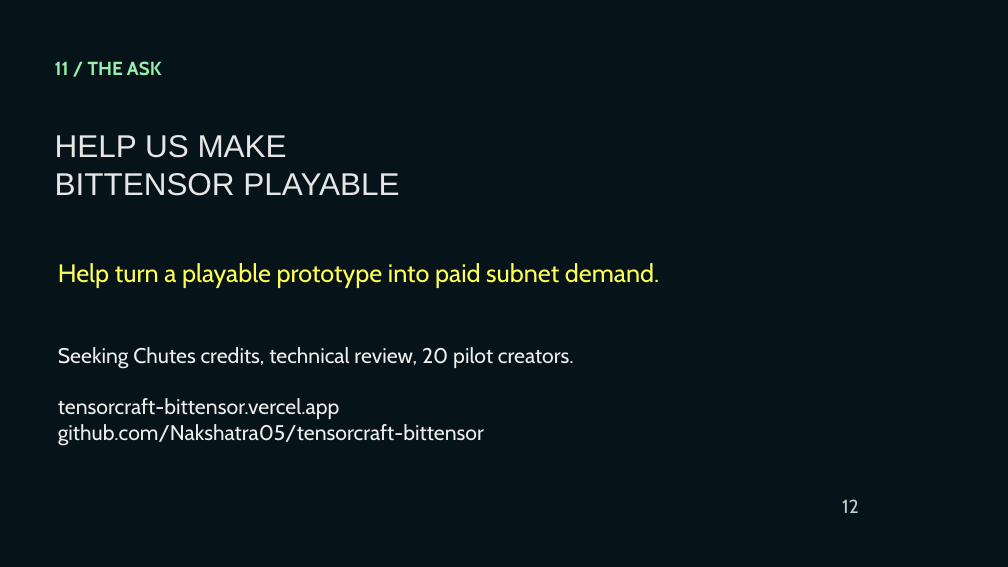
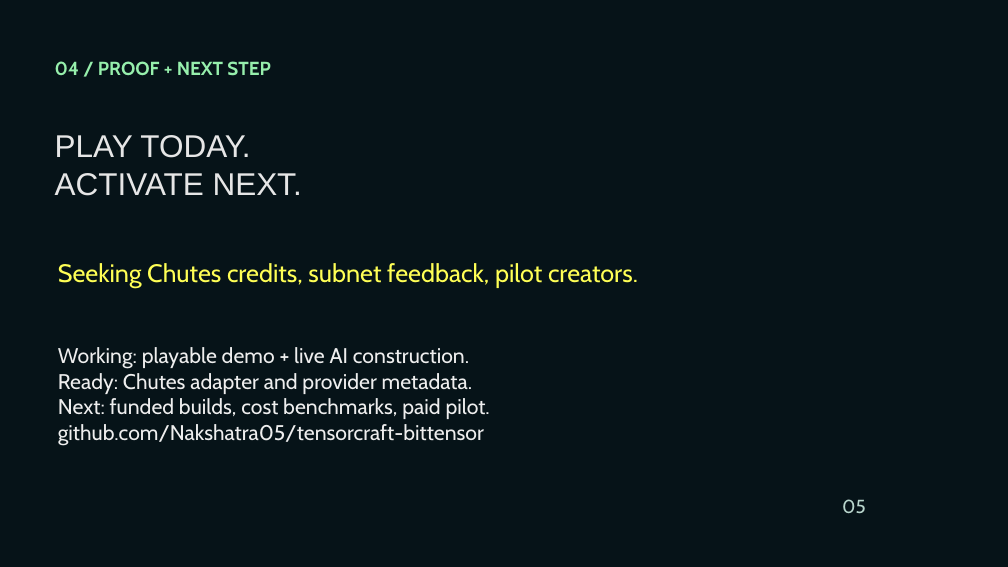
Before and after one commit to Nakshatra05/tensorcraft-bittensor, a slide deck: slide 5 of presentation/TensorCraft-Bittensor-Pitch.pptx (slide 12 before the commit). Drawn at 1008x567 pixels with LibreOffice and Linux fonts; fonts in the diff are those of the drawing; background and template pictures are left out. Boxes give left, top, right and bottom in pixels: in the first picture for what was removed or moved away, otherwise in the second. Text is boxed around its words. In the diff, an @@ line names an element or a change of style, - is before the commit and + after.

Commit message:
Condense Bittensor pitch to five slides

```diff
--- a/presentation/TensorCraft-Bittensor-Pitch.pptx
+++ b/presentation/TensorCraft-Bittensor-Pitch.pptx
@@ text at <box>55,61,270,76</box>: text changed @@
-11 / THE ASK
+04 / PROOF + NEXT STEP
@@ text at <box>55,135,302,196</box>: text changed @@
-HELP US MAKE
-BITTENSOR PLAYABLE
+PLAY TODAY.
+ACTIVATE NEXT.
@@ text at <box>58,263,638,288</box>: text changed @@
-Help turn a playable prototype into paid subnet demand.
+Seeking Chutes credits, subnet feedback, pilot creators.
@@ text at <box>58,347,490,419</box>: text changed @@
-Seeking Chutes credits, technical review, 20 pilot creators.
-tensorcraft-bittensor.vercel.app
+Working: playable demo + live AI construction.
+Ready: Chutes adapter and provider metadata.
+Next: funded builds, cost benchmarks, paid pilot.
@@ text at <box>842,499,866,514</box>: text changed @@
-12
+05
```
Also in this commit, not shown: 3 other slides changed, 1 slide added, 8 slides removed.
